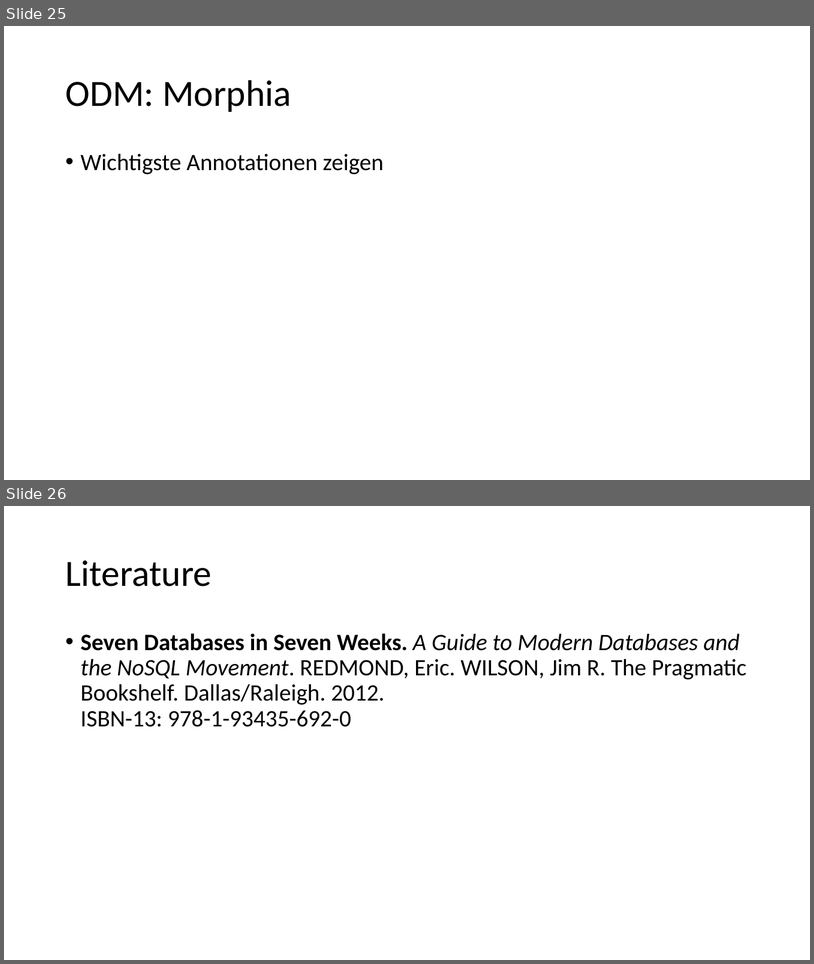
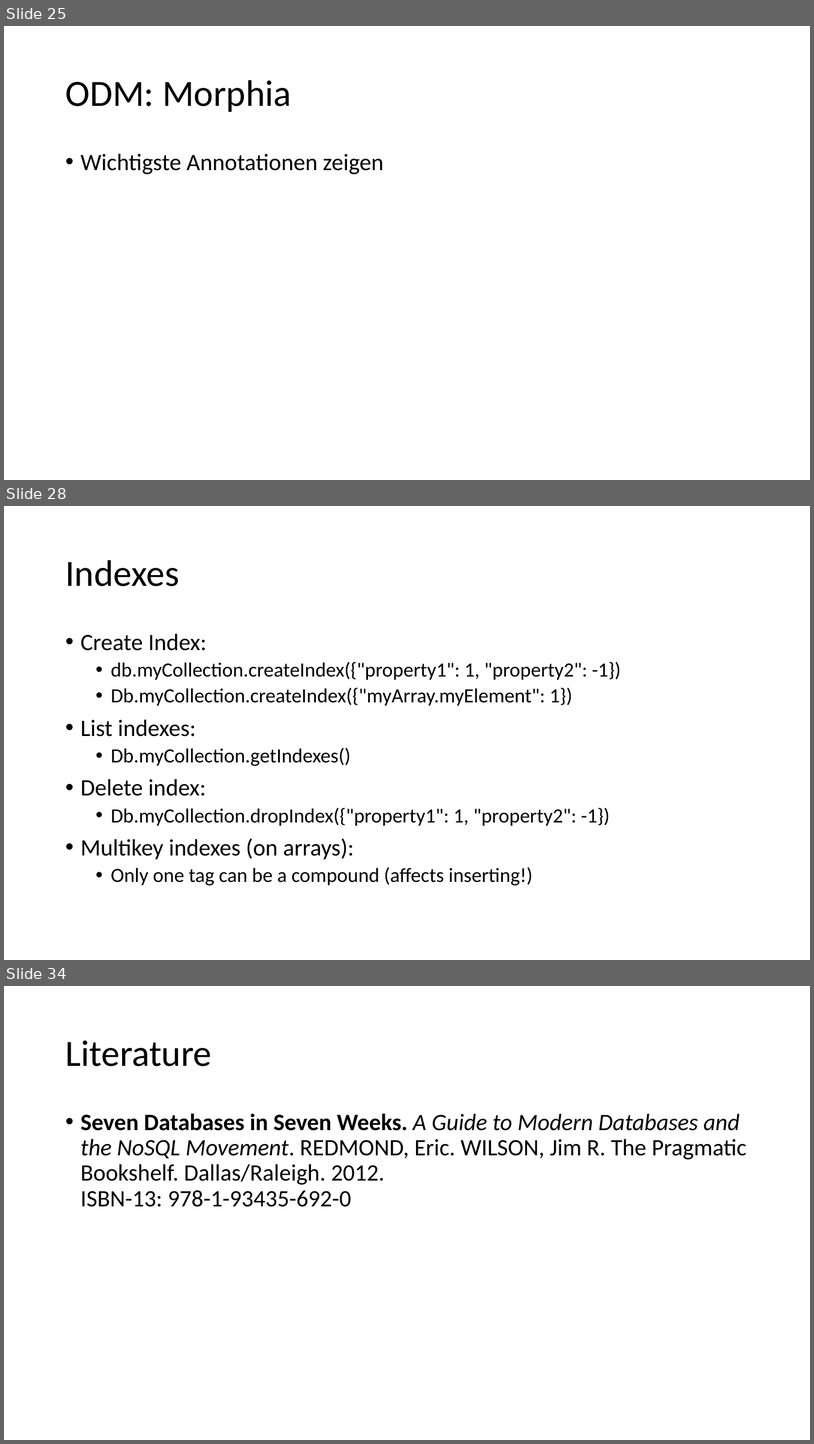
Before and after one commit to tiefenauer/m101j, a slide deck: m101j.pptx. Shown one above the other, each under a label of ours: slides 25 and 26 before the commit, slides 25, 28 and 34 after it; the slides between them are not shown. The pictures are 814x964 and 814x1444 pixels, drawn with LibreOffice and Linux fonts; fonts in the diff are those of the drawing. Boxes give left, top, right and bottom in pixels: in the first picture for what was removed or moved away, otherwise in the second. Text is boxed around its words. In the diff, an @@ line names an element or a change of style, - is before the commit and + after.

```diff
--- a/m101j.pptx
+++ b/m101j.pptx
@@ slide 28 added at (4, 506, 810, 960), background #FFFFFF @@
@@ title added at (65, 560, 179, 586), 44 pt, text #000000 @@
+Indexes
@@ text added at (81, 633, 621, 885), 24 pt, text #000000 @@
+• Create Index:
+  • db.myCollection.createIndex({"property1": 1, "property2": -1})
+  • Db.myCollection.createIndex({"myArray.myElement": 1})
+• List indexes:
+  • Db.myCollection.getIndexes()
+• Delete index:
+  • Db.myCollection.dropIndex({"property1": 1, "property2": -1})
+• Multikey indexes (on arrays):
+  • Only one tag can be a compound (affects inserting!)
@@ what was slide 26 is now slide 34 @@
```
Also in this commit, not shown: 1 slide changed, 7 other slides added.
